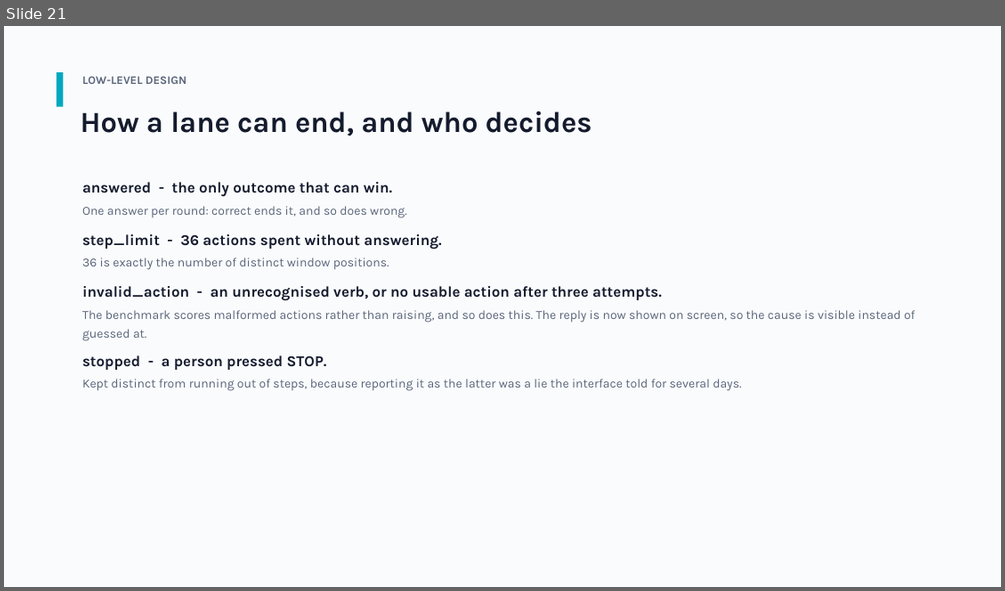
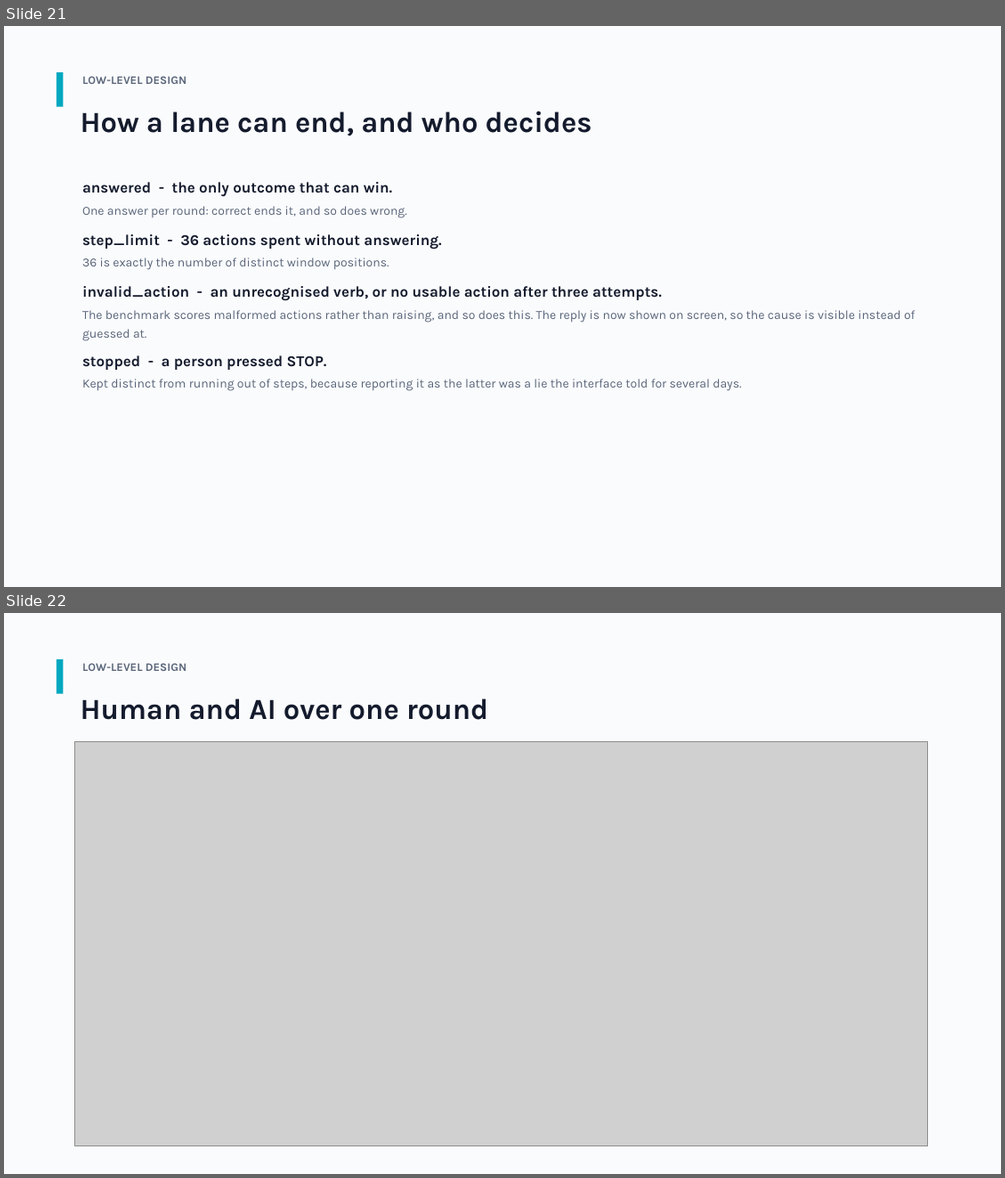
Before and after one commit to panandi/mnistpro, a slide deck: docs/MNIST-PRO-overview.pptx. Shown one above the other, each under a label of ours: slide 21 before the commit, slides 21 and 22 after it. The pictures are 1005x591 and 1005x1178 pixels, drawn with LibreOffice and Linux fonts; fonts in the diff are those of the drawing; grey boxes stand for pictures. Boxes give left, top, right and bottom in pixels: in the first picture for what was removed or moved away, otherwise in the second. Text is boxed around its words. In the diff, an @@ line names an element or a change of style, - is before the commit and + after.

```diff
--- a/docs/MNIST-PRO-overview.pptx
+++ b/docs/MNIST-PRO-overview.pptx
@@ slide 22 added at <box>4,613,1001,1174</box>, background #FFFFFF @@
@@ rectangle added at <box>4,613,1001,1174</box>, fill #FAFBFD @@
@@ rectangle added at <box>57,659,63,694</box>, fill #00A8BF @@
@@ text added at <box>82,663,186,671</box>, 11 pt, text #5A667A, bold @@
+LOW-LEVEL DESIGN
@@ text added at <box>81,698,488,720</box>, 28 pt, text #141B2D, bold @@
+Human and AI over one round
@@ picture added at <box>75,742,928,1145</box> @@
```
Also in this commit, not shown: 4 other slides added.
